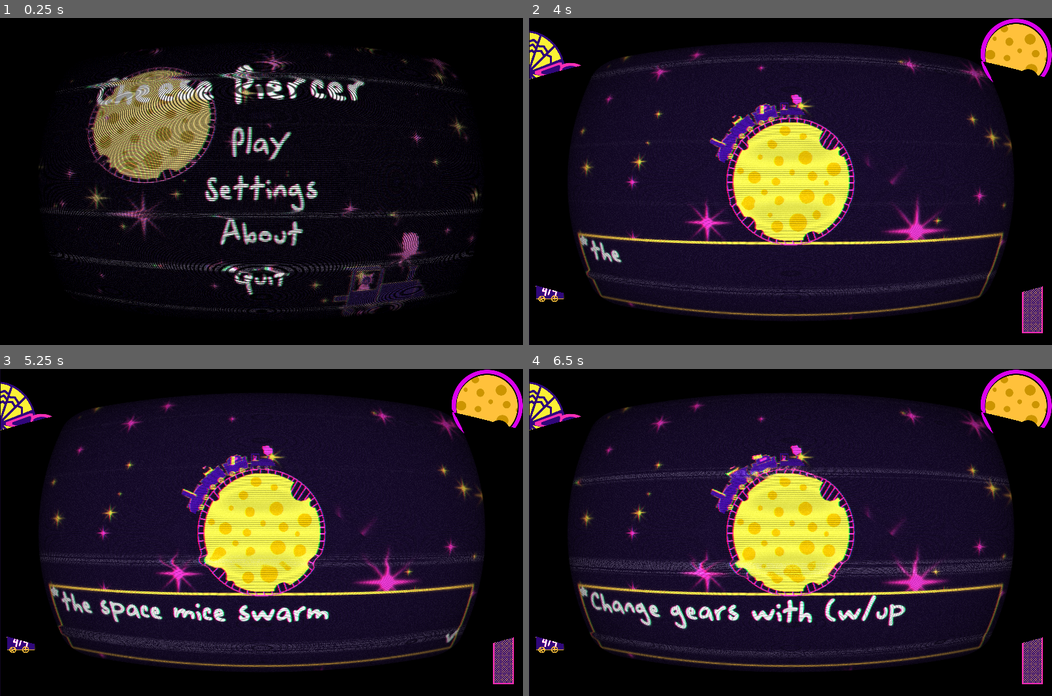
Above: before the commit, frames 1-4 (two rows, left to right).
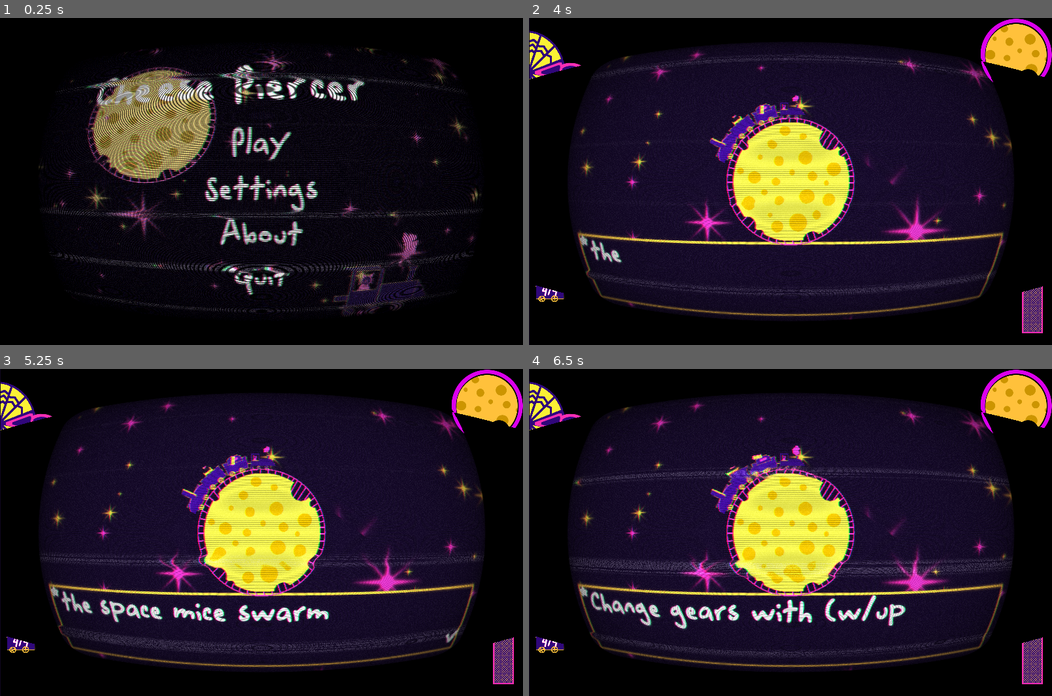
Above: after the commit, the same moments.

Repository: emmdie/MoonGame
Game: Godot game, scene res://scene/UI/MainMenu.tscn
Two runs of this game, one before a commit and one after it. Both use one fixed random seed, a clock stepped at 60 frames per second and the inputs below. The engine's default icon, where the game draws it, is replaced by a stand-in: a white triangle on a blue panel in a dark square.
Inputs (mouse positions are in pixels of both pictures, inside the frame that each line leads up to):
- Up to frame 1 (0.25 s): no input
- Up to frame 2 (4 s): click "Play" at 0.5 s; tap Enter (ui_accept) at 1.25, 1.52, 2.27, 3.77 s; move the mouse to (905, 165) at 1.27 s; hold W (speed_up) 1.28-2.03 s; tap 1 (select_cart1) at 1.35 s; move the mouse to (685, 197) at 2.02 s; hold Down (speed_down) 2.03-2.78 s; tap 2 (select_cart2) at 2.1 s; move the mouse to (842, 109) at 2.77 s; hold W (speed_up) from 2.78 s (still down); tap 3 (select_cart3) at 2.85 s; move the mouse to (764, 246) at 3.52 s; tap 4 (select_cart4) at 3.6 s
- Up to frame 3 (5.25 s): move the mouse to (418, 581) at 4.27 s; release W (speed_up) at 4.28 s; hold Down (speed_down) from 4.28 s (still down); tap 5 (select_cart5) at 4.35 s; tap Enter (ui_accept) at 4.52 s; move the mouse to (104, 483) at 5.02 s; click (104, 483) at 5.1 s
- Up to frame 4 (6.5 s): keep holding Down (speed_down); tap Enter (ui_accept) at 5.27 s; move the mouse to (816, 532) at 5.77 s; tap 1 (select_cart1) at 5.85 s

The runs differ from the first frame. In frame 1, less than 0.1% of the frame differs, in the area x 76-81%, y 65-73%; in frame 2, less than 0.1%; in frame 3, less than 0.1%; in frame 4, less than 0.1%.

Commit message:
decrease particle effects

Diff:
--- a/scene/Train/locomotive.tscn
+++ b/scene/Train/locomotive.tscn
@@ -1,7 +1,6 @@
 [gd_scene load_steps=9 format=2]
 
 [ext_resource path="res://assets/art/Train/Locomotive.png" type="Texture" id=1]
-
 [ext_resource path="res://assets/art/Train/cloudsNotPoop.png" type="Texture" id=2]
 [ext_resource path="res://scene/Train/locomotive.gd" type="Script" id=3]
 
@@ -36,7 +35,6 @@
 scale_random = 0.1
 color_ramp = SubResource( 4 )
 
-
 [sub_resource type="CapsuleShape2D" id=5]
 radius = 27.7391
 height = 78.4256
@@ -56,7 +54,7 @@
 position = Vector2( 26, -57 )
 rotation = -2.06822
 scale = Vector2( 0.1, 0.1 )
-amount = 350
+amount = 200
 lifetime = 6.0
 speed_scale = 1.59
 explosiveness = 0.05
Binary file added: assets/art/UI/howToPlay.png
Not shown, added: assets/art/UI/howToPlay.png.import
